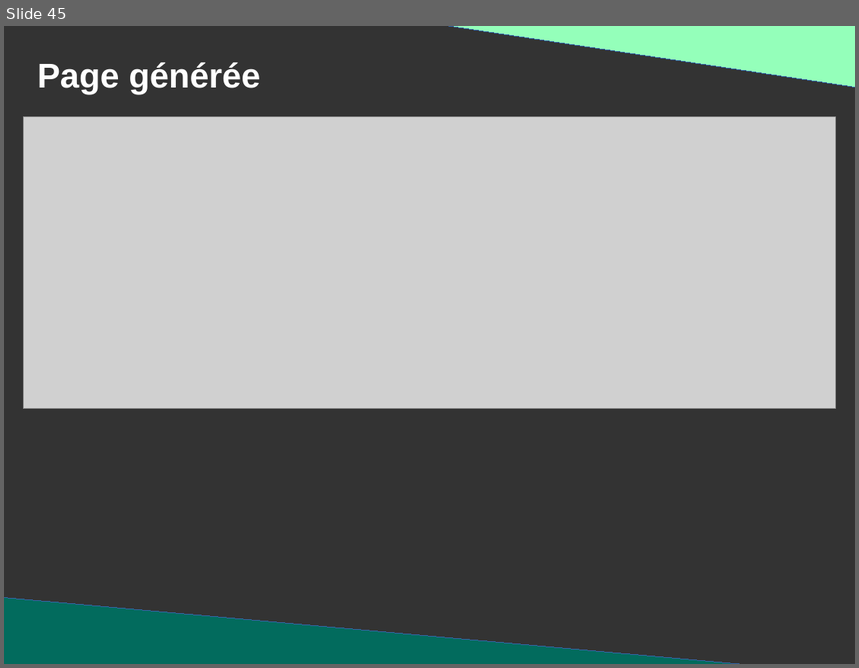
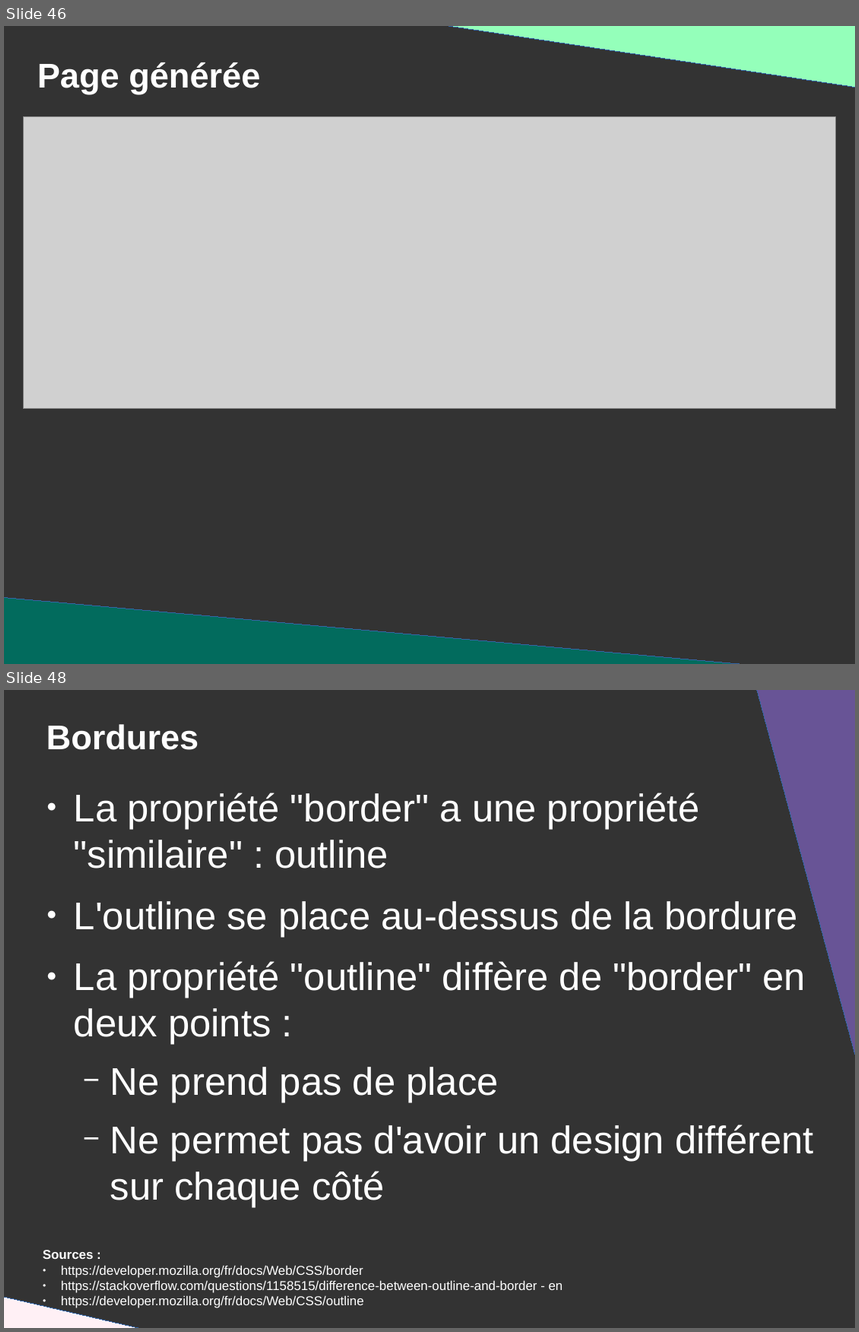
Before and after one commit to DanYellow/presentations, a slide deck: mmi/html/travaux-pratiques/numero-2/presentation.odp. Shown one above the other, each under a label of ours: slide 45 before the commit, slides 46 and 48 after it; the slides between them are not shown. The pictures are 859x668 and 859x1332 pixels, drawn with LibreOffice and Linux fonts; fonts in the diff are those of the drawing; grey boxes stand for pictures. Boxes give left, top, right and bottom in pixels: in the first picture for what was removed or moved away, otherwise in the second. Text is boxed around its words. In the diff, an @@ line names an element or a change of style, - is before the commit and + after.

```diff
--- a/mmi/html/travaux-pratiques/numero-2/presentation.odp
+++ b/mmi/html/travaux-pratiques/numero-2/presentation.odp
@@ slide 48 added at [4,690,855,1328], background #333333 @@
@@ right triangle added at [743,690,855,1076], fill #685496, outline #3465A4 0 pt @@
@@ title added at [47,724,199,750], 32 pt, text #FFFFFF, bold @@
+Bordures
@@ text added at [74,793,814,1208], 36 pt, text #FFFFFF @@
+● La propriété "border" a une propriété "similaire" : outline
+● L'outline se place au-dessus de la bordure
+● La propriété "outline" diffère de "border" en deux points :
+  − Ne prend pas de place
+  − Ne permet pas d'avoir un design différent sur chaque côté
@@ text added at [43,1250,563,1309], 12 pt, text #FFFFFF @@
+Sources :
+● https://developer.mozilla.org/fr/docs/Web/CSS/border
+● https://stackoverflow.com/questions/1158515/difference-between-outline-and-border - en
+● https://developer.mozilla.org/fr/docs/Web/CSS/outline
@@ right triangle added at [4,1285,482,1328], fill #FFF0F5, outline #3465A4 0 pt @@
@@ what was slide 45 is now slide 46 @@
```
Also in this commit, not shown: 3 slides changed, 16 other slides added, 1 slide removed, 3 other files.
